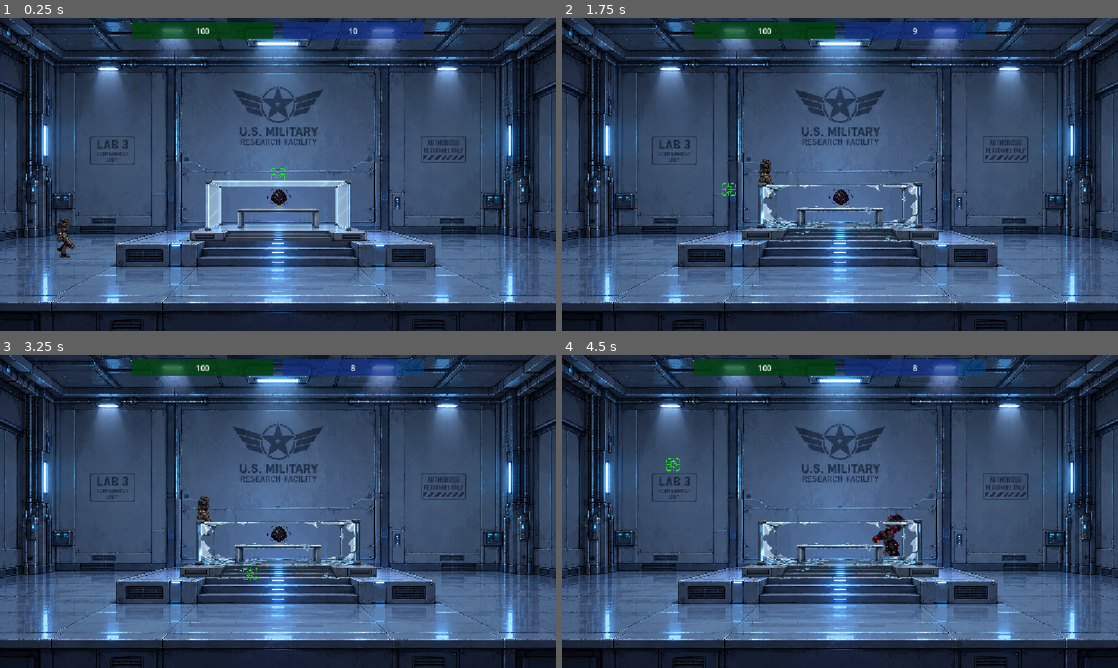
Above: before the commit, frames 1-4 (two rows, left to right).
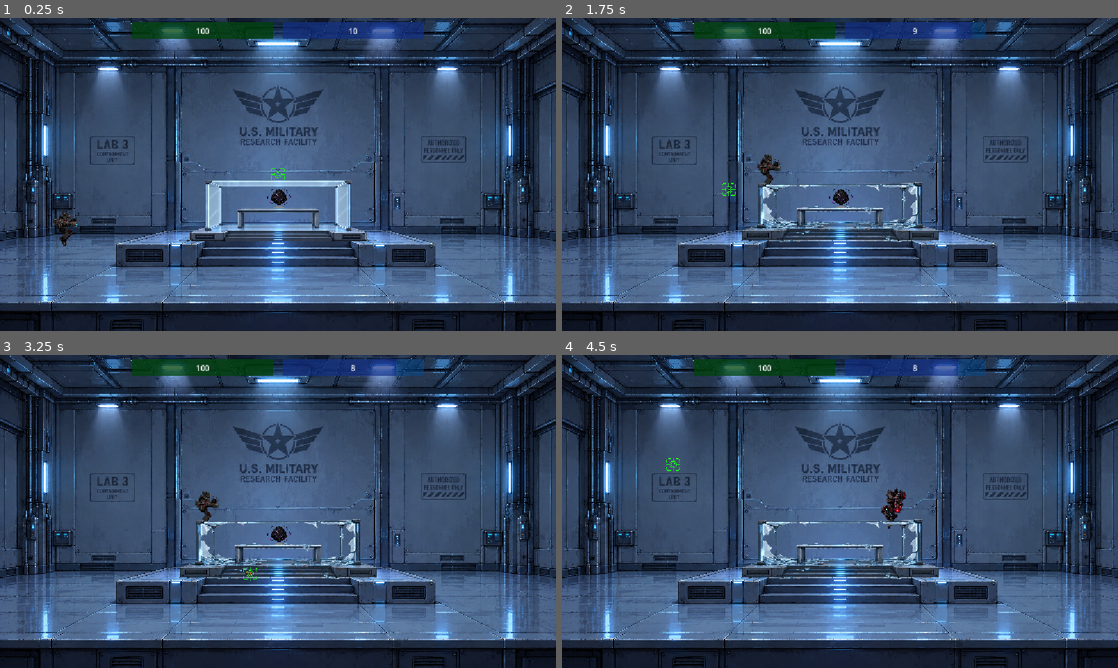
Above: after the commit, the same moments.

Repository: FacuTaTin123/robotdearmas
Game: Godot game, scene res://escena8.tscn
Same seed, same stepped clock (60 frames per second), same inputs: the game is played once before the commit and once after it. This scene is started directly instead of the project's main scene.
Inputs (mouse positions are in pixels of both pictures, inside the frame that each line leads up to):
- Up to frame 1 (0.25 s): no input
- Up to frame 2 (1.75 s): move the mouse to (962, 158) at 0.52 s; hold D from 0.53 s (still down); click (962, 158) at 0.67 s; tap W at 0.77, 1.52 s; move the mouse to (728, 190) at 1.27 s
- Up to frame 3 (3.25 s): move the mouse to (333, 442) at 2.02 s; release D at 2.03 s; hold A 2.03-2.78 s; move the mouse to (250, 574) at 2.77 s; hold D from 2.78 s (still down); click (250, 574) at 2.92 s; tap W at 3.02 s
- Up to frame 4 (4.5 s): move the mouse to (1006, 558) at 3.52 s; tap W at 3.77 s; move the mouse to (673, 464) at 4.27 s; release D at 4.28 s; hold A from 4.28 s (still down)

The runs differ from the first frame. In frame 1, 0.3% of the frame differs, in the area x 9-15%, y 61-77%; in frame 2, 0.2%; in frame 3, 0.2%; in frame 4, 0.6%, in the area x 55-62%, y 42-65%.

Commit message:
unos rediseños

Diff:
--- a/bot.tscn
+++ b/bot.tscn
@@ -96,6 +96,7 @@
 sprite_frames = SubResource("SpriteFrames_m1bsk")
 animation = &"walk"
 autoplay = "idle"
+frame_progress = 0.35779372
 
 [node name="CollisionShape2D" type="CollisionShape2D" parent="." unique_id=1601881472]
 visible = false
--- a/computadora.tscn
+++ b/computadora.tscn
@@ -1,18 +1,19 @@
 [gd_scene format=3 uid="uid://c3vq0um51fd8a"]
 
 [ext_resource type="Script" uid="uid://cy6fw7sk5gqax" path="res://curacion.gd" id="1_8o1v6"]
-[ext_resource type="Texture2D" uid="uid://ca003yaum26t3" path="res://computadora-curacion.png" id="1_667ip"]
+[ext_resource type="Texture2D" uid="uid://dbjak48f2pxjp" path="res://objeto de curacion.png" id="2_8o1v6"]
 
 [sub_resource type="RectangleShape2D" id="RectangleShape2D_m1bsk"]
-size = Vector2(35, 41)
+size = Vector2(36.5, 45.5)
 
 [node name="computadora" type="Area2D" unique_id=740315138]
 script = ExtResource("1_8o1v6")
 
 [node name="Sprite2D" type="Sprite2D" parent="." unique_id=37089168]
-position = Vector2(0, 2.3841858e-07)
-scale = Vector2(0.12850003, 0.12450004)
-texture = ExtResource("1_667ip")
+position = Vector2(-1.1920929e-07, -1.6441263)
+scale = Vector2(0.17139287, 0.12703156)
+texture = ExtResource("2_8o1v6")
 
 [node name="CollisionShape2D" type="CollisionShape2D" parent="." unique_id=229063033]
+position = Vector2(-0.25, -0.75)
 shape = SubResource("RectangleShape2D_m1bsk")
--- a/escena8.tscn
+++ b/escena8.tscn
@@ -22,6 +22,9 @@
 
 [sub_resource type="RectangleShape2D" id="RectangleShape2D_2b3dc"]
 size = Vector2(360.5, 20)
+
+[sub_resource type="RectangleShape2D" id="RectangleShape2D_x1ohx"]
+size = Vector2(167.5, 38)
 
 [node name="Nivel8" type="Node2D" unique_id=66040479]
 
@@ -74,3 +77,7 @@
 [node name="CollisionShape2D5" type="CollisionShape2D" parent="piso" unique_id=10175447]
 position = Vector2(968.75, -389)
 shape = SubResource("RectangleShape2D_2b3dc")
+
+[node name="CollisionShape2D6" type="CollisionShape2D" parent="piso" unique_id=877543452]
+position = Vector2(969.25, -419)
+shape = SubResource("RectangleShape2D_x1ohx")
--- a/mesa.gd
+++ b/mesa.gd
@@ -1,6 +1,8 @@
-extends Area2D
+extends StaticBody2D
 
-@onready var sprite = $Sprite2D
+@onready var sprite = $AnimatedSprite2D
+@onready var colision1 = $CollisionShape2D
+@onready var colision2 = $CollisionShape2D2
 
 var rota: bool = false
 
@@ -16,3 +18,6 @@
 
 	rota = true
 	sprite.play("rota")
+
+	colision1.set_deferred("disabled", true)
+	colision2.set_deferred("disabled", true)
--- a/mesa.tscn
+++ b/mesa.tscn
@@ -36,7 +36,7 @@
 "speed": 5.0
 }]
 
-[node name="mesa" type="Area2D" unique_id=909408805]
+[node name="mesa" type="StaticBody2D" unique_id=397232984]
 
 [node name="CollisionShape2D" type="CollisionShape2D" parent="." unique_id=1204882276]
 position = Vector2(-1.5, 3)
@@ -46,7 +46,7 @@
 position = Vector2(-2, 55)
 shape = SubResource("RectangleShape2D_2b3dc")
 
-[node name="Sprite2D" type="AnimatedSprite2D" parent="." unique_id=1422681760]
+[node name="AnimatedSprite2D" type="AnimatedSprite2D" parent="." unique_id=1422681760]
 position = Vector2(-1.0000038, 1)
 scale = Vector2(0.6919934, 0.3909314)
 sprite_frames = SubResource("SpriteFrames_2b3dc")
--- a/robot_un_brazo.gd
+++ b/robot_un_brazo.gd
@@ -86,7 +86,12 @@
 		$Sprite2D.flip_h = false
 		mirando_derecha = true
 
-	if direccion_x != 0 and is_on_floor():
+	if not is_on_floor():
+		if tiene_brazo:
+			$Sprite2D.play("alto robot saltando")
+		else:
+			$Sprite2D.play("robot saltando")
+	elif direccion_x != 0:
 		if tiene_brazo:
 			$Sprite2D.play("caminando con alto brazo")
 		else:
--- a/robot_un_brazo.tscn
+++ b/robot_un_brazo.tscn
@@ -1,9 +1,43 @@
 [gd_scene format=3 uid="uid://tjfy6rmfcbjk"]
 
 [ext_resource type="Script" uid="uid://ddnvss755epwn" path="res://robot_un_brazo.gd" id="1_rygfj"]
+[ext_resource type="Texture2D" uid="uid://pf3haae7l0f2" path="res://alto robot-jump.png" id="2_mm6aj"]
 [ext_resource type="Texture2D" uid="uid://dsa2gkuixxomx" path="res://alto robot.png" id="2_onpko"]
+[ext_resource type="Texture2D" uid="uid://cnoknfgdffa3" path="res://robot-jump.png" id="4_mm6aj"]
 [ext_resource type="Texture2D" uid="uid://dwymxrk0uxehu" path="res://robot un brazo.png" id="4_onpko"]
 
+[sub_resource type="AtlasTexture" id="AtlasTexture_p4fck"]
+atlas = ExtResource("2_mm6aj")
+region = Rect2(512, 0, 256, 256)
+
+[sub_resource type="AtlasTexture" id="AtlasTexture_ardws"]
+atlas = ExtResource("2_mm6aj")
+region = Rect2(768, 0, 256, 256)
+
+[sub_resource type="AtlasTexture" id="AtlasTexture_g6dp4"]
+atlas = ExtResource("2_mm6aj")
+region = Rect2(1024, 0, 256, 256)
+
+[sub_resource type="AtlasTexture" id="AtlasTexture_p1eje"]
+atlas = ExtResource("2_mm6aj")
+region = Rect2(0, 256, 256, 256)
+
+[sub_resource type="AtlasTexture" id="AtlasTexture_67hrf"]
+atlas = ExtResource("2_mm6aj")
+region = Rect2(256, 256, 256, 256)
+
+[sub_resource type="AtlasTexture" id="AtlasTexture_a717r"]
+atlas = ExtResource("2_mm6aj")
+region = Rect2(512, 256, 256, 256)
+
+[sub_resource type="AtlasTexture" id="AtlasTexture_drdcu"]
+atlas = ExtResource("2_mm6aj")
+region = Rect2(768, 256, 256, 256)
+
+[sub_resource type="AtlasTexture" id="AtlasTexture_ywwpm"]
+atlas = ExtResource("2_mm6aj")
+region = Rect2(1024, 256, 256, 256)
+
 [sub_resource type="AtlasTexture" id="AtlasTexture_mm6aj"]
 atlas = ExtResource("2_onpko")
 region = Rect2(0, 0, 256, 256)
@@ -59,6 +93,66 @@
 [sub_resource type="AtlasTexture" id="AtlasTexture_kl67p"]
 atlas = ExtResource("2_onpko")
 region = Rect2(256, 768, 256, 256)
+
+[sub_resource type="AtlasTexture" id="AtlasTexture_os7qo"]
+atlas = ExtResource("4_mm6aj")
+region = Rect2(768, 0, 256, 256)
+
+[sub_resource type="AtlasTexture" id="AtlasTexture_lli8o"]
+atlas = ExtResource("4_mm6aj")
+region = Rect2(1024, 0, 256, 256)
+
+[sub_resource type="AtlasTexture" id="AtlasTexture_1xp3k"]
+atlas = ExtResource("4_mm6aj")
+region = Rect2(0, 256, 256, 256)
+
+[sub_resource type="AtlasTexture" id="AtlasTexture_1l1r3"]
+atlas = ExtResource("4_mm6aj")
+region = Rect2(256, 256, 256, 256)
+
+[sub_resource type="AtlasTexture" id="AtlasTexture_6fvfu"]
+atlas = ExtResource("4_mm6aj")
+region = Rect2(512, 256, 256, 256)
+
+[sub_resource type="AtlasTexture" id="AtlasTexture_pyohi"]
+atlas = ExtResource("4_mm6aj")
+region = Rect2(768, 256, 256, 256)
+
+[sub_resource type="AtlasTexture" id="AtlasTexture_nq82n"]
+atlas = ExtResource("4_mm6aj")
+region = Rect2(1024, 256, 256, 256)
+
+[sub_resource type="AtlasTexture" id="AtlasTexture_f31o2"]
+atlas = ExtResource("4_mm6aj")
+region = Rect2(0, 512, 256, 256)
+
+[sub_resource type="AtlasTexture" id="AtlasTexture_qsdth"]
+atlas = ExtResource("4_mm6aj")
+region = Rect2(256, 512, 256, 256)
+
+[sub_resource type="AtlasTexture" id="AtlasTexture_hrwti"]
+atlas = ExtResource("4_mm6aj")
+region = Rect2(512, 512, 256, 256)
+
+[sub_resource type="AtlasTexture" id="AtlasTexture_rmgbv"]
+atlas = ExtResource("4_mm6aj")
+region = Rect2(768, 512, 256, 256)
+
+[sub_resource type="AtlasTexture" id="AtlasTexture_kuqc7"]
+atlas = ExtResource("4_mm6aj")
+region = Rect2(1024, 512, 256, 256)
+
+[sub_resource type="AtlasTexture" id="AtlasTexture_lu4i2"]
+atlas = ExtResource("4_mm6aj")
+region = Rect2(0, 768, 256, 256)
+
+[sub_resource type="AtlasTexture" id="AtlasTexture_jg05a"]
+atlas = ExtResource("4_mm6aj")
+region = Rect2(256, 768, 256, 256)
+
+[sub_resource type="AtlasTexture" id="AtlasTexture_8rov6"]
+atlas = ExtResource("4_mm6aj")
+region = Rect2(512, 768, 256, 256)
 
 [sub_resource type="AtlasTexture" id="AtlasTexture_sdt1h"]
 atlas = ExtResource("4_onpko")
@@ -111,6 +205,35 @@
 [sub_resource type="SpriteFrames" id="SpriteFrames_2b3dc"]
 animations = [{
 "frames": [{
+"duration": 0.6,
+"texture": SubResource("AtlasTexture_p4fck")
+}, {
+"duration": 0.6,
+"texture": SubResource("AtlasTexture_ardws")
+}, {
+"duration": 0.6,
+"texture": SubResource("AtlasTexture_g6dp4")
+}, {
+"duration": 0.6,
+"texture": SubResource("AtlasTexture_p1eje")
+}, {
+"duration": 0.6,
+"texture": SubResource("AtlasTexture_67hrf")
+}, {
+"duration": 0.6,
+"texture": SubResource("AtlasTexture_a717r")
+}, {
+"duration": 0.6,
+"texture": SubResource("AtlasTexture_drdcu")
+}, {
+"duration": 0.6,
+"texture": SubResource("AtlasTexture_ywwpm")
+}],
+"loop": 1,
+"name": &"alto robot saltando",
+"speed": 5.0
+}, {
+"frames": [{
 "duration": 0.4,
 "texture": SubResource("AtlasTexture_mm6aj")
 }, {
@@ -165,6 +288,56 @@
 }],
 "loop": 1,
 "name": &"quieto con alto brazo",
+"speed": 5.0
+}, {
+"frames": [{
+"duration": 0.35,
+"texture": SubResource("AtlasTexture_os7qo")
+}, {
+"duration": 0.35,
+"texture": SubResource("AtlasTexture_lli8o")
+}, {
+"duration": 0.35,
+"texture": SubResource("AtlasTexture_1xp3k")
+}, {
+"duration": 0.35,
+"texture": SubResource("AtlasTexture_1l1r3")
+}, {
+"duration": 0.35,
+"texture": SubResource("AtlasTexture_6fvfu")
+}, {
+"duration": 0.35,
+"texture": SubResource("AtlasTexture_pyohi")
+}, {
+"duration": 0.35,
+"texture": SubResource("AtlasTexture_nq82n")
+}, {
+"duration": 0.35,
+"texture": SubResource("AtlasTexture_f31o2")
+}, {
+"duration": 0.35,
+"texture": SubResource("AtlasTexture_qsdth")
+}, {
+"duration": 0.35,
+"texture": SubResource("AtlasTexture_hrwti")
+}, {
+"duration": 0.35,
+"texture": SubResource("AtlasTexture_rmgbv")
+}, {
+"duration": 0.35,
+"texture": SubResource("AtlasTexture_kuqc7")
+}, {
+"duration": 0.35,
+"texture": SubResource("AtlasTexture_lu4i2")
+}, {
+"duration": 0.35,
+"texture": SubResource("AtlasTexture_jg05a")
+}, {
+"duration": 0.35,
+"texture": SubResource("AtlasTexture_8rov6")
+}],
+"loop": 1,
+"name": &"robot saltando",
 "speed": 5.0
 }, {
 "frames": [{
@@ -221,8 +394,8 @@
 position = Vector2(281.94363, 525.76935)
 scale = Vector2(0.44370767, 0.47435963)
 sprite_frames = SubResource("SpriteFrames_2b3dc")
-animation = &"walk"
-frame_progress = 0.2639997
+animation = &"alto robot saltando"
+frame_progress = 0.80049247
 
 [node name="CollisionShape2D" type="CollisionShape2D" parent="." unique_id=1682651547]
 visible = false
--- a/spawner_municion.gd
+++ b/spawner_municion.gd
@@ -1,7 +1,7 @@
 extends Node
 
 @export var escena_municion: PackedScene = preload("res://Municion.tscn")
-@export var tiempo_entre_apariciones: float = 10.0
+@export var tiempo_entre_apariciones: float = 8.0
 
 var puntos_de_spawn: Array[Marker2D] = []
 
--- a/spawner_vida.gd
+++ b/spawner_vida.gd
@@ -1,7 +1,7 @@
 extends Node
 
 @export var escanea_vida: PackedScene = preload("res://computadora.tscn")
-@export var tiempo_entre_apariciones: float = 12.0
+@export var tiempo_entre_apariciones: float = 10.0
 
 var puntos_de_spawn: Array[Marker2D] = []
 
Binary file added: alto robot-jump.png
Not shown, added: alto robot-jump.png.import
Binary file added: objeto de curacion.png
Not shown, added: objeto de curacion.png.import
Binary file added: robot-jump.png
Not shown, added: robot-jump.png.import
